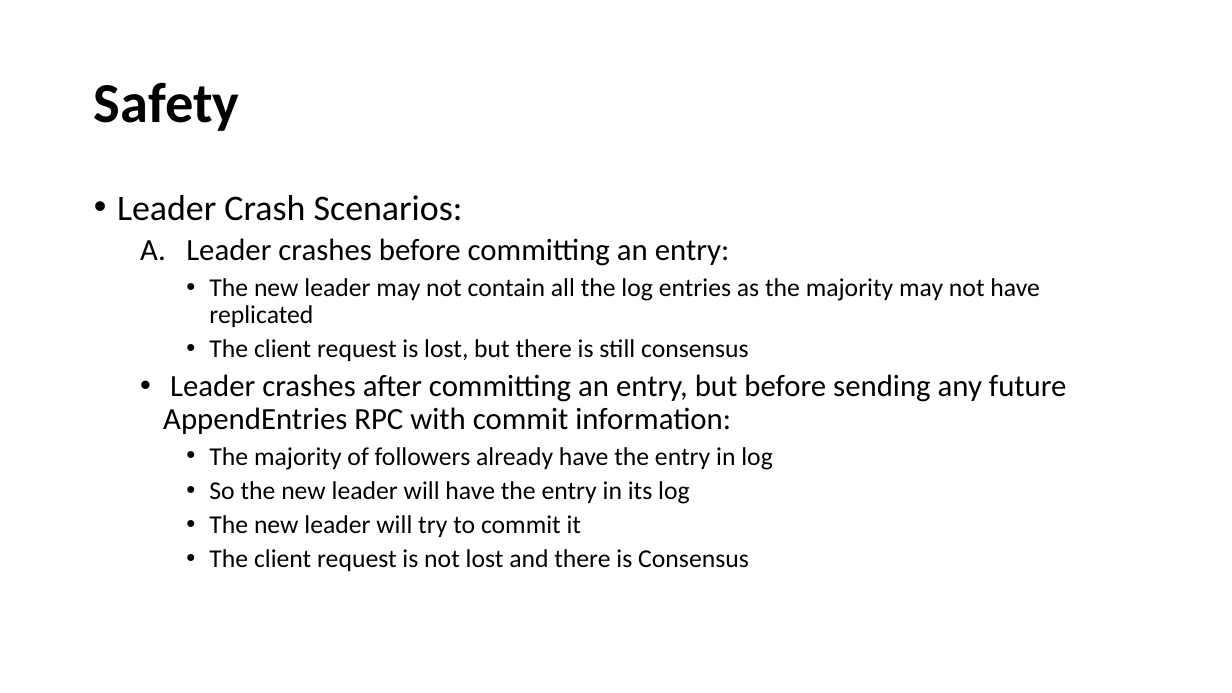
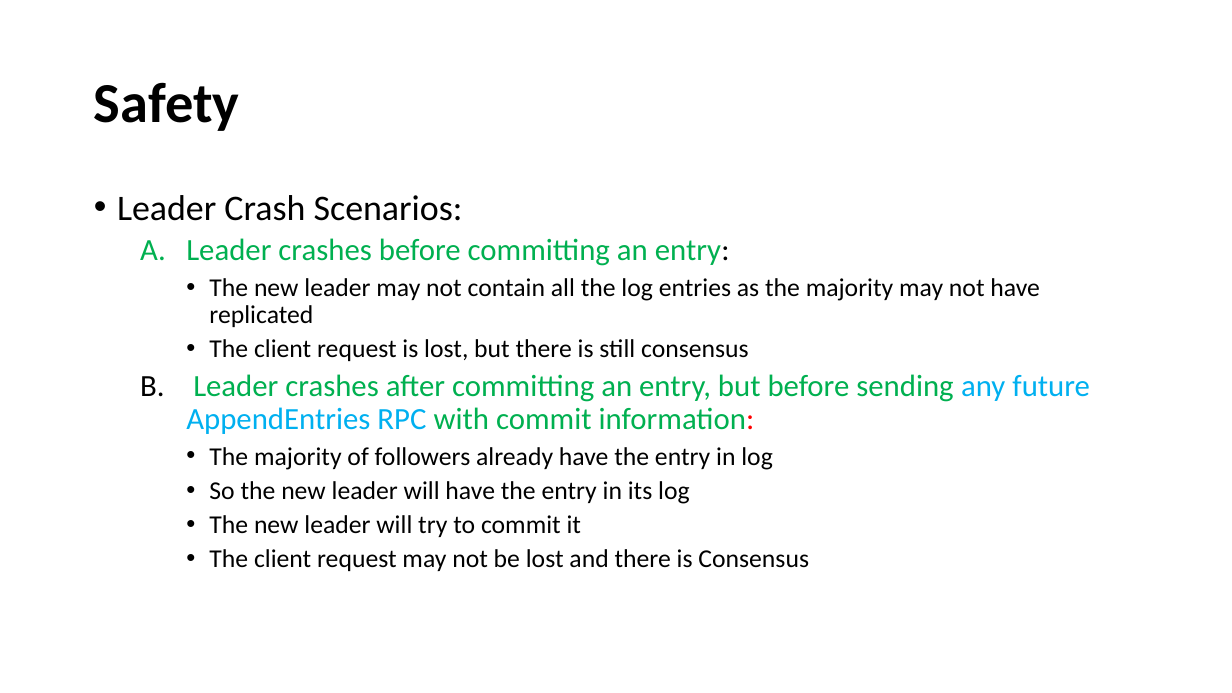
Before and after one commit to paulsaswata/public, a slide deck: slide 14 of The Raft Consensus Algorithm.pptx (slide 15 before the commit). Drawn at 1232x693 pixels with LibreOffice and Linux fonts; fonts in the diff are those of the drawing. Boxes give left, top, right and bottom in pixels: in the first picture for what was removed or moved away, otherwise in the second. Text is boxed around its words. In the diff, an @@ line names an element or a change of style, - is before the commit and + after.

```diff
--- a/The Raft Consensus Algorithm.pptx
+++ b/The Raft Consensus Algorithm.pptx
@@ text at (x1=186, y1=238, x2=1090, y2=434): text colour #000000 to #00B050 in "Leader crashes before committing an entry:", "Leader crashes after committing an entry, but ..."; text colour #000000 to #00B0F0 in "any future AppendEntries RPC"; text colour #000000 to #FF0000 in "information:"; bullet • to A. @@
@@ text at (x1=209, y1=549, x2=809, y2=571): text changed @@
-    • The client request is not lost and there is Consensus
+    • The client request may not be lost and there is Consensus
```
Also in this commit, not shown: 1 other slide changed, 1 slide added.
